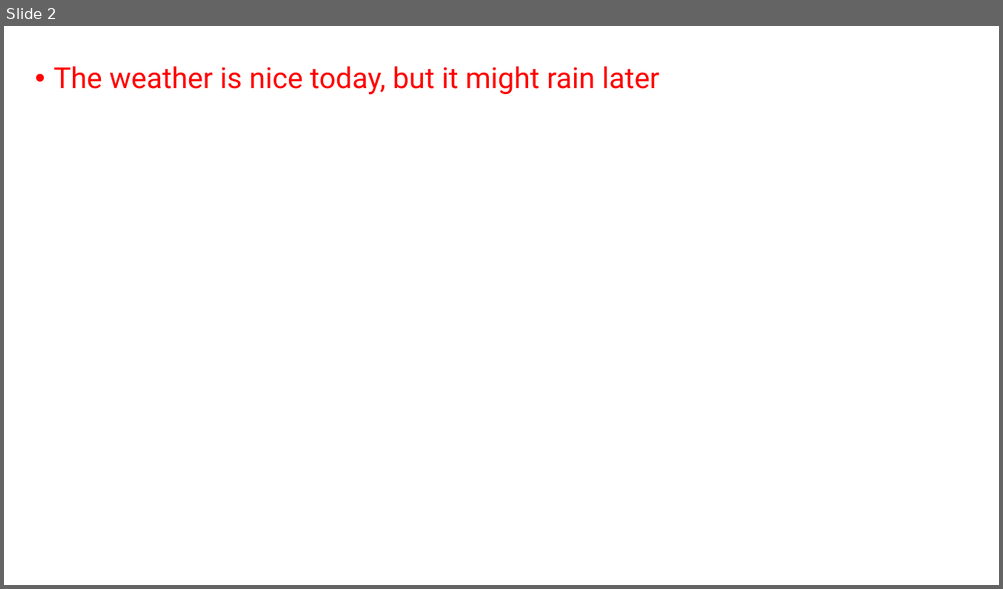
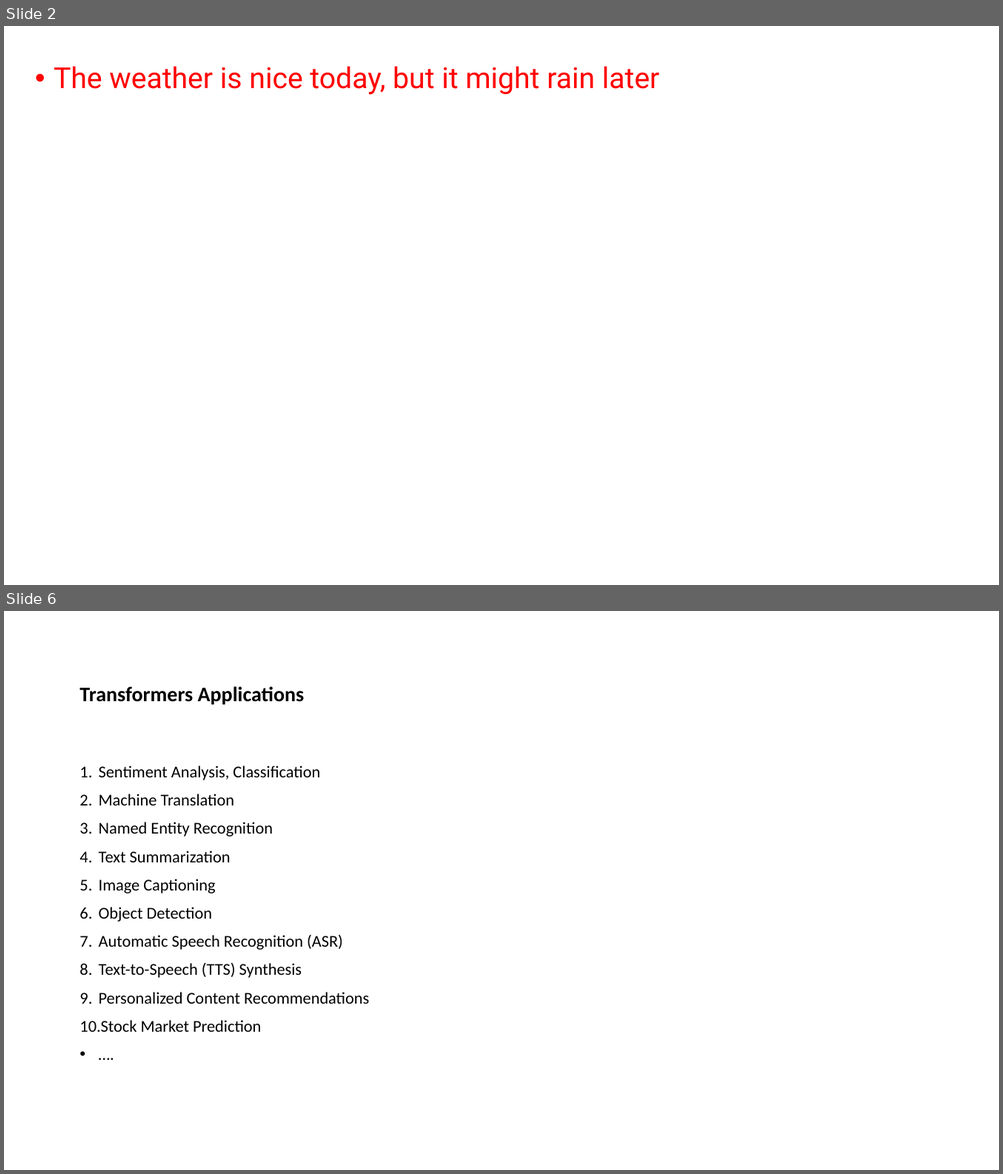
Before and after one commit to trkece/AIcontent, a slide deck: Transformers.pptx. Shown one above the other, each under a label of ours: slide 2 before the commit, slides 2 and 6 after it; the slides between them are not shown. The pictures are 1003x589 and 1003x1174 pixels, drawn with LibreOffice and Linux fonts; fonts in the diff are those of the drawing. Boxes give left, top, right and bottom in pixels: in the first picture for what was removed or moved away, otherwise in the second. Text is boxed around its words. In the diff, an @@ line names an element or a change of style, - is before the commit and + after.

Commit message:
Latest update of transformers PPT

```diff
--- a/Transformers.pptx
+++ b/Transformers.pptx
@@ slide 6 added at <box>4,611,999,1170</box>, background #FFFFFF @@
@@ title added at <box>79,686,304,705</box>, 20 pt, text #000000, bold @@
+Transformers Applications
@@ text added at <box>79,766,369,1032</box>, 16 pt, text #000000 @@
+1. Sentiment Analysis, Classification
+2. Machine Translation
+3. Named Entity Recognition
+4. Text Summarization
+5. Image Captioning
+6. Object Detection
+7. Automatic Speech Recognition (ASR)
+8. Text-to-Speech (TTS) Synthesis
+9. Personalized Content Recommendations
+10. Stock Market Prediction
+• ….
```
Also in this commit, not shown: 2 slides changed, 48 other slides added, 1 slide removed.
